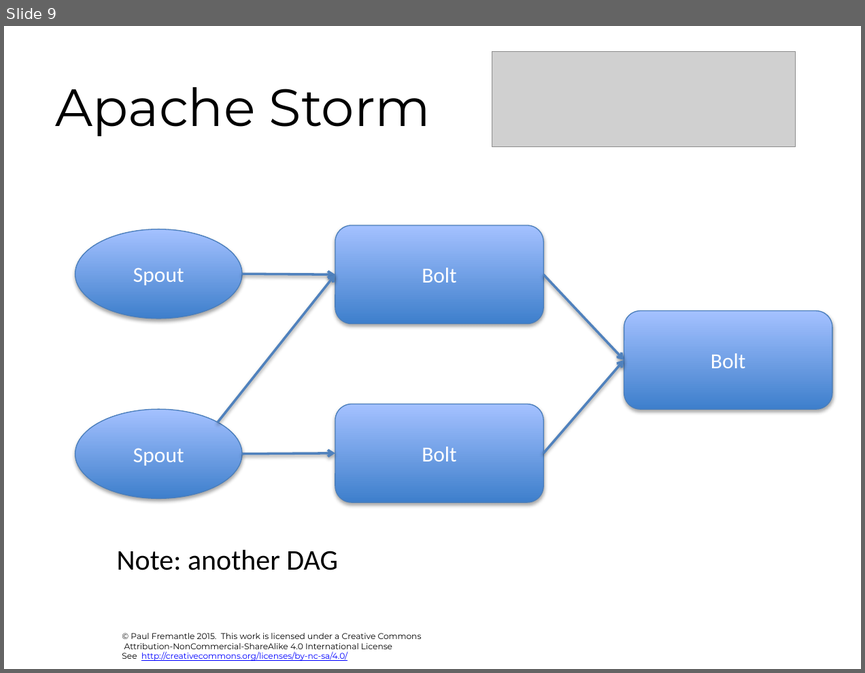
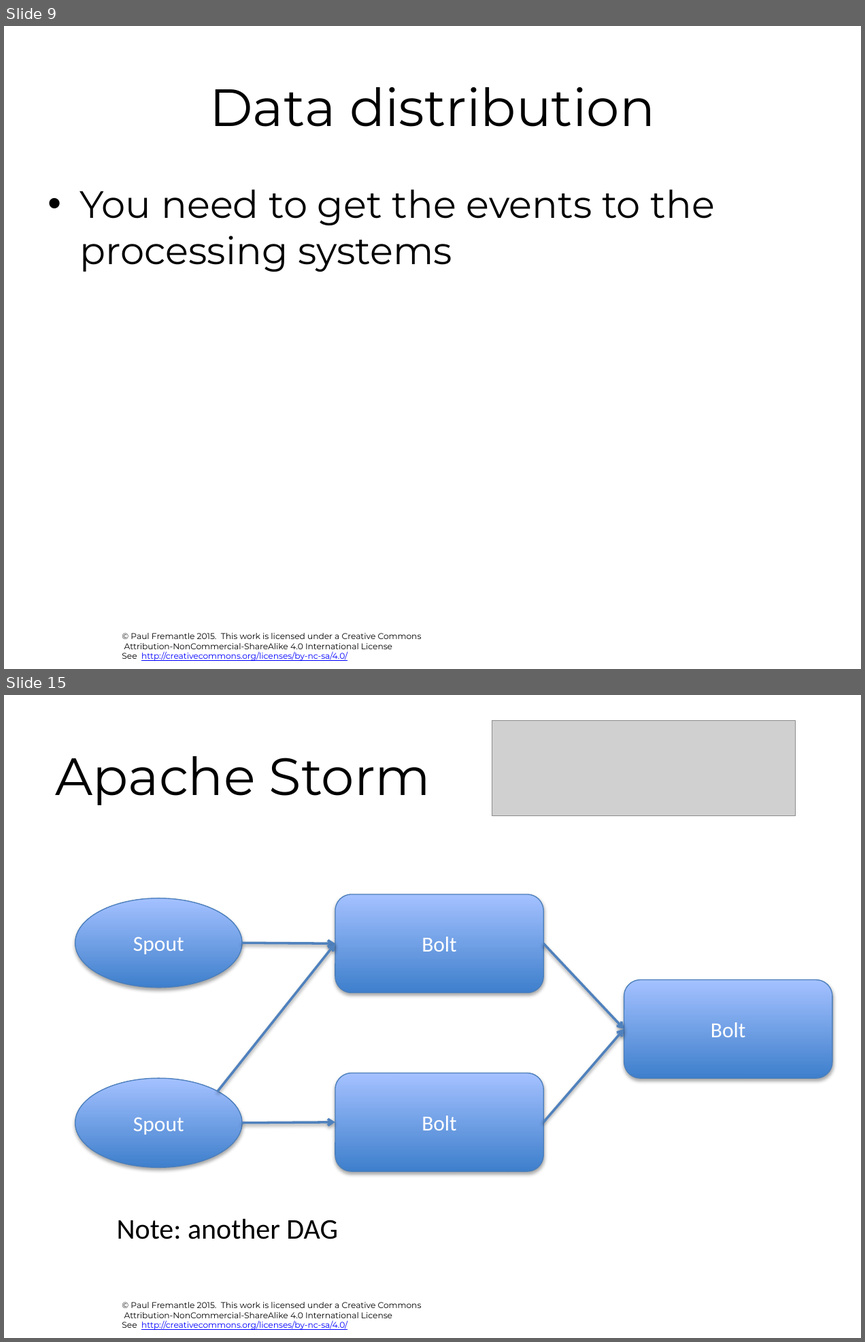
Before and after one commit to pzfreo/ox-clo, a slide deck: pres-source/11-realtime-bigdata.pptx. Shown one above the other, each under a label of ours: slide 9 before the commit, slides 9 and 15 after it; the slides between them are not shown. The pictures are 865x673 and 865x1342 pixels, drawn with LibreOffice and Linux fonts; fonts in the diff are those of the drawing; grey boxes stand for pictures; background and template pictures are left out. Boxes give left, top, right and bottom in pixels: in the first picture for what was removed or moved away, otherwise in the second. Text is boxed around its words. In the diff, an @@ line names an element or a change of style, - is before the commit and + after.

```diff
--- a/pres-source/11-realtime-bigdata.pptx
+++ b/pres-source/11-realtime-bigdata.pptx
@@ slide 9 added at [4,26,861,669], background #FFFFFF; not listed: 1 template element that a slide beside it also shows @@
@@ title added at [209,87,655,127], 44 pt, text #000000 @@
+Data distribution
@@ text added at [80,189,715,271], 32 pt, text #000000 @@
+• You need to get the events to the processing systems
@@ what was slide 9 is now slide 15 @@
```
Also in this commit, not shown: 1 slide changed, 5 other slides added, 26 other files.
